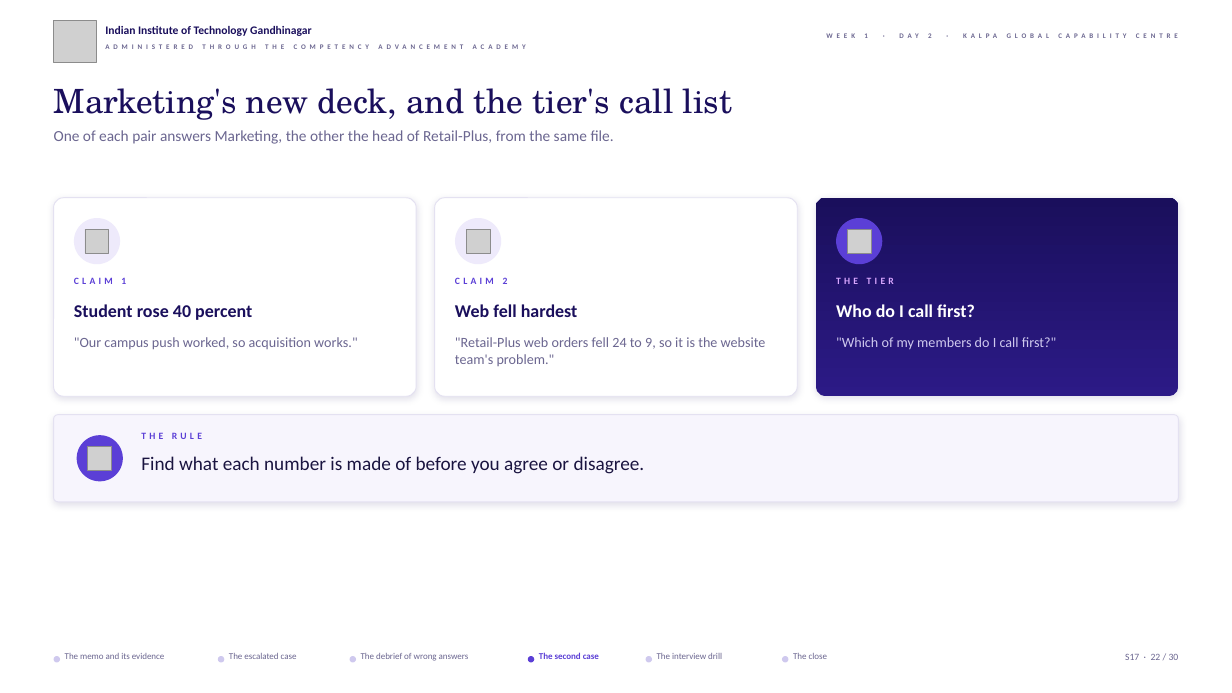
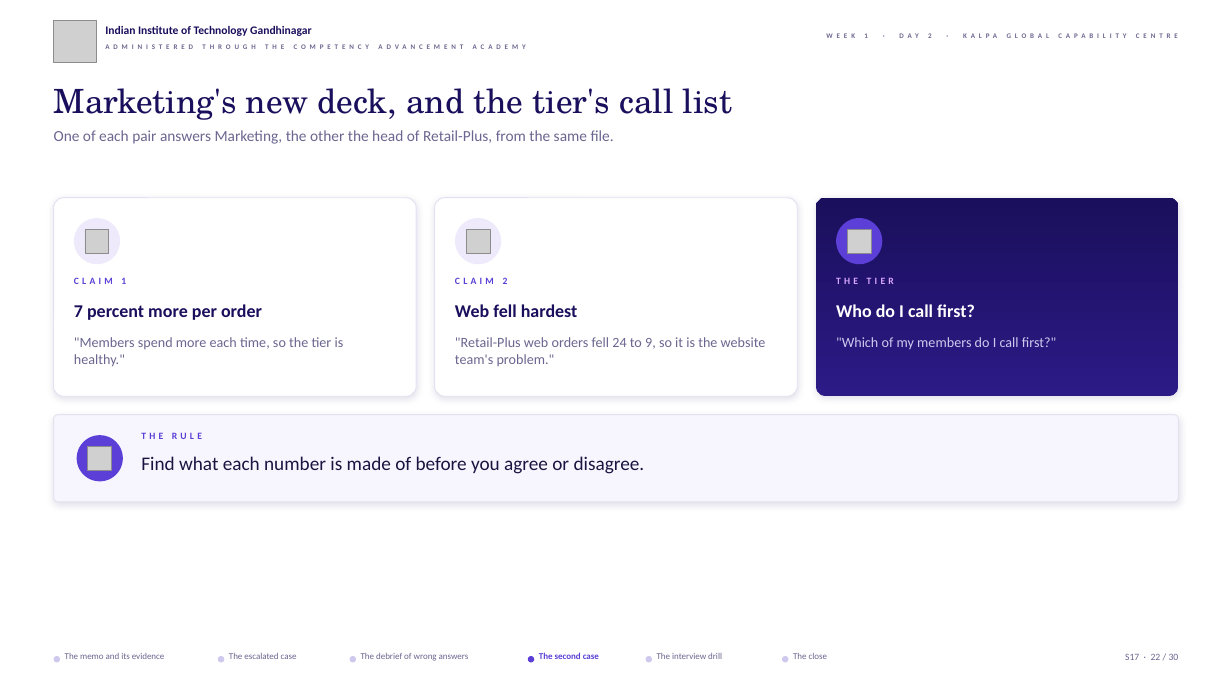
Before and after one commit to fde-academy-lab/c2-content-factory, a slide deck: slide 22 of content/W01/D2/slides/C2_W01_D02_half2_STUDENT.pptx. Drawn at 1232x693 pixels with LibreOffice and Linux fonts; fonts in the diff are those of the drawing; grey boxes stand for pictures; background and template pictures are left out. Boxes give left, top, right and bottom in pixels: in the first picture for what was removed or moved away, otherwise in the second. Text is boxed around its words. In the diff, an @@ line names an element or a change of style, - is before the commit and + after.

```diff
--- a/content/W01/D2/slides/C2_W01_D02_half2_STUDENT.pptx
+++ b/content/W01/D2/slides/C2_W01_D02_half2_STUDENT.pptx
@@ text at box(74, 304, 262, 320): text changed @@
-Student rose 40 percent
+7 percent more per order
@@ text at box(74, 337, 344, 366): text changed @@
-"Our campus push worked, so acquisition works."
+"Members spend more each time, so the tier is healthy."
```
Also in this commit, not shown: 18 other slides changed, 13 other files.
